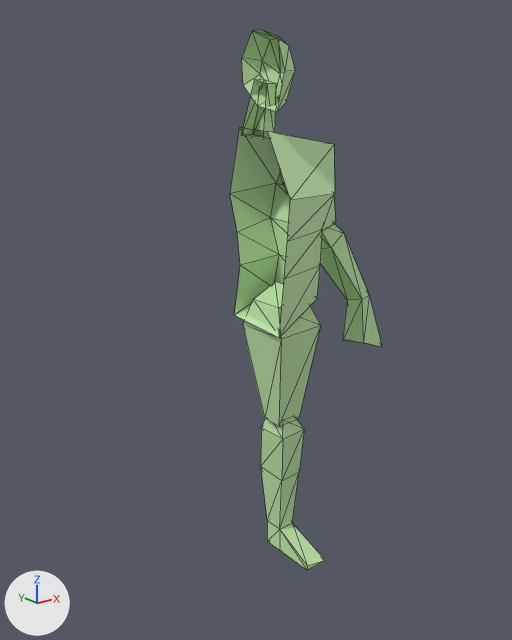
A saved change to the glTF model player_model.glb.
Camera for both pictures: a 50 mm lens placed at (-1.451, -1.801, 1.72), pointed at (0.0, 0.013, 0.995). The axes (+X, +Y, +Z) are drawn at lower left. The lights are the same throughout. Mesh edges are drawn as thin lines. Vertices at the same position are counted once.
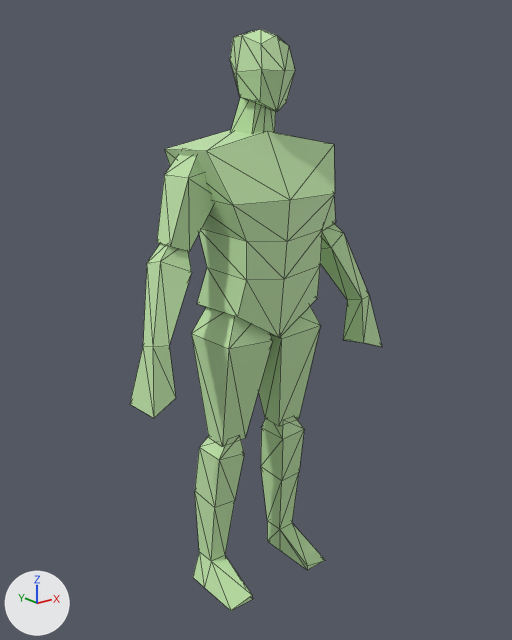
Changed parts and their boxes [x1, y1, x2, y2] in the pictures (512 x 640 px):
'Cube', reshaped (65% wider, 8% taller): before [230, 29, 382, 570]; after [130, 29, 382, 611]
part 1 of me_cube_001, added (green): after [157, 155, 213, 251]
part 2 of me_cube_001, added (green): after [130, 243, 192, 418]
part 3 of me_cube_001, added (green): after [191, 308, 273, 446]
part 4 of me_cube_001, added (green): after [193, 437, 253, 611]
part 5 of me_cube_001, added (green): after [165, 29, 290, 338]

The change in detail:
me_cube_001 is used by ob_cube; location (0.0, 0.0, 1.021).
me_cube_001 had 108 vertices, 170 faces and spanned x 0.0..0.5, y -0.16..0.16, z -1.01..0.9.
me_cube_001 now has 194 vertices, 340 faces and spans x -0.5..0.5, y -0.16..0.16, z -1.01..0.9.
me_cube_001 part 1: the loose piece of 12 vertices spanning x 0.16..0.35, y -0.04..0.09, z 0.25..0.55 is copied, and the copy is mirrored in x about the mesh origin; it spans x -0.35..-0.16, y -0.04..0.09, z 0.25..0.55.
me_cube_001 part 2: the loose piece of 16 vertices spanning x 0.27..0.5, y -0.13..0.07, z -0.21..0.29 is copied, and the copy is mirrored in x about the mesh origin; it spans x -0.5..-0.27, y -0.13..0.07, z -0.21..0.29.
me_cube_001 part 3: the loose piece of 12 vertices spanning x 0.02..0.2, y -0.1..0.11, z -0.43..0.08 is copied, and the copy is mirrored in x about the mesh origin; it spans x -0.2..-0.02, y -0.1..0.11, z -0.43..0.08.
me_cube_001 part 4: the loose piece of 23 vertices spanning x 0.09..0.23, y -0.13..0.12, z -1.01..-0.42 is copied, and the copy is mirrored in x about the mesh origin; it spans x -0.23..-0.09, y -0.13..0.12, z -1.01..-0.42.
Part 5, on me_cube_001:
23 vertices are added at x -0.26..-0.04, y -0.14..0.16, z 0.04..0.88.
62 new faces join them.
